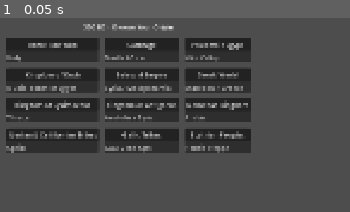
Above: before the commit, frame 1.
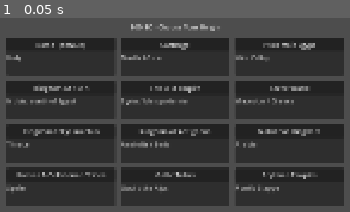
Above: after the commit, the same moment.

Repository: supa-bit/Facsimilia
Game: Godot game, scene res://scenes/CivSelect.tscn
Two runs of this game, one before a commit and one after it. Both use one fixed random seed, a clock stepped at 60 frames per second and the inputs below. This scene is started directly instead of the project's main scene.
Inputs:
- Up to frame 1 (0.05 s): no input

The runs differ from the first frame. In frame 1, 54% of the frame differs, in the area x 1-99%, y 3-97%.

Commit message:
Make whole civ-select card clickable, not just the button text
Two prior diagnosis attempts (a DPI/stretch project setting; confirming
via file diff that ChatGPT's two "fixes" never actually touched this
code) didn't resolve the reported click/visual offset, and no hard
diagnostic data has come back yet despite the instrumentation already
in place. Rather than guess a third specific root cause, this makes
the fix robust regardless of cause: the entire PanelContainer "card"
per civilization is now the click target (custom_minimum_size 260x90,
gui_input connected directly), with the Button/Label inside set to
mouse_filter = IGNORE so they're purely visual - clicking anywhere on
a card selects that civ, not just a precise hit on the button text.
Added a hover highlight (card brightens on mouse_entered) as a bonus
affordance this also enables.

Kept the diagnostic prints (renamed CARD HIT / missed-every-card) in
case the offset is large enough to still miss even this much bigger
target - that would be a strong, useful signal on its own.

Co-Authored-By: Claude Sonnet 5 <noreply@anthropic.com>

Diff:
--- a/scripts/ui/civ_select.gd
+++ b/scripts/ui/civ_select.gd
@@ -32,8 +32,10 @@
 		"blurb": "Mounted nomads ranging the grasslands north of the Black Sea."},
 ]
 const DEFAULT_KEY := "rome"
+const CARD_MIN_SIZE := Vector2(260, 90)
 
 var _debug_buttons: Array[Button] = []
+var _selection_made := false  # guards against a double-fire if both the card and the button register the same click
 
 func _ready() -> void:
 	mouse_filter = Control.MOUSE_FILTER_STOP
@@ -66,19 +68,37 @@
 	outer_vbox.add_child(grid)
 
 	for civ in CIVS:
+		# The WHOLE card is the click target, not just the button text -
+		# this is deliberately more forgiving than a precise button hit,
+		# as a robust fix regardless of the exact cause of the reported
+		# click/visual offset (two prior diagnosis attempts - a DPI/
+		# stretch project setting, and confirming via diff that an
+		# external "fix" never touched this code - didn't resolve it, so
+		# this widens the target instead of trying a third unconfirmed
+		# theory). custom_minimum_size gives every card a large, stable
+		# hit area independent of how Container auto-sizing settles.
 		var panel := PanelContainer.new()
+		panel.custom_minimum_size = CARD_MIN_SIZE
+		panel.mouse_filter = Control.MOUSE_FILTER_STOP
+		panel.gui_input.connect(_on_card_gui_input.bind(civ.key))
+		panel.mouse_entered.connect(func(): panel.modulate = Color(1.15, 1.15, 1.15))
+		panel.mouse_exited.connect(func(): panel.modulate = Color(1, 1, 1))
+
 		var vbox := VBoxContainer.new()
+		vbox.mouse_filter = Control.MOUSE_FILTER_IGNORE
 		panel.add_child(vbox)
 
 		var button := Button.new()
 		button.text = civ.name + ("  (default)" if civ.key == DEFAULT_KEY else "")
 		button.tooltip_text = civ.blurb
-		button.pressed.connect(_on_civ_button_pressed.bind(civ.key))
+		button.mouse_filter = Control.MOUSE_FILTER_IGNORE  # card handles the click; button is visual only
+		button.focus_mode = Control.FOCUS_NONE
 		vbox.add_child(button)
 
 		var region_label := Label.new()
 		region_label.text = civ.region
 		region_label.modulate.a = 0.7
+		region_label.mouse_filter = Control.MOUSE_FILTER_IGNORE
 		vbox.add_child(region_label)
 
 		grid.add_child(panel)
@@ -96,18 +116,25 @@
 	print("CivSelect global rect: ", get_global_rect())
 	for b in _debug_buttons:
 		print(b.text, " -> global_rect=", b.get_global_rect())
-	print("Click anywhere on this screen now - each click will print its position below for comparison.")
 
 # Fires for any click that lands on this Control and isn't consumed by
-# a child first (e.g. a click that MISSES every button, landing on
-# empty background) - exactly the case we need to see to measure the
-# offset the user is describing.
+# a card first (e.g. a click that misses every card, landing on empty
+# background/margin) - if this is STILL happening with the much bigger
+# card targets, that's strong evidence the offset is large or the whole
+# screen is mispositioned, not just imprecise button hit-testing.
 func _gui_input(event: InputEvent) -> void:
 	if event is InputEventMouseButton and event.pressed:
-		print("CLICK (missed all buttons) at position=", event.position,
+		print("CLICK (missed every card) at position=", event.position,
 			" global_position=", event.global_position,
 			" get_global_mouse_position()=", get_global_mouse_position())
 
-func _on_civ_button_pressed(civ_key: String) -> void:
-	print("BUTTON HIT: ", civ_key, " at get_global_mouse_position()=", get_global_mouse_position())
+func _on_card_gui_input(event: InputEvent, civ_key: String) -> void:
+	if event is InputEventMouseButton and event.pressed and event.button_index == MOUSE_BUTTON_LEFT:
+		_select_civ(civ_key)
+
+func _select_civ(civ_key: String) -> void:
+	if _selection_made:
+		return
+	_selection_made = true
+	print("CARD HIT: ", civ_key, " at get_global_mouse_position()=", get_global_mouse_position())
 	civ_chosen.emit(civ_key)
